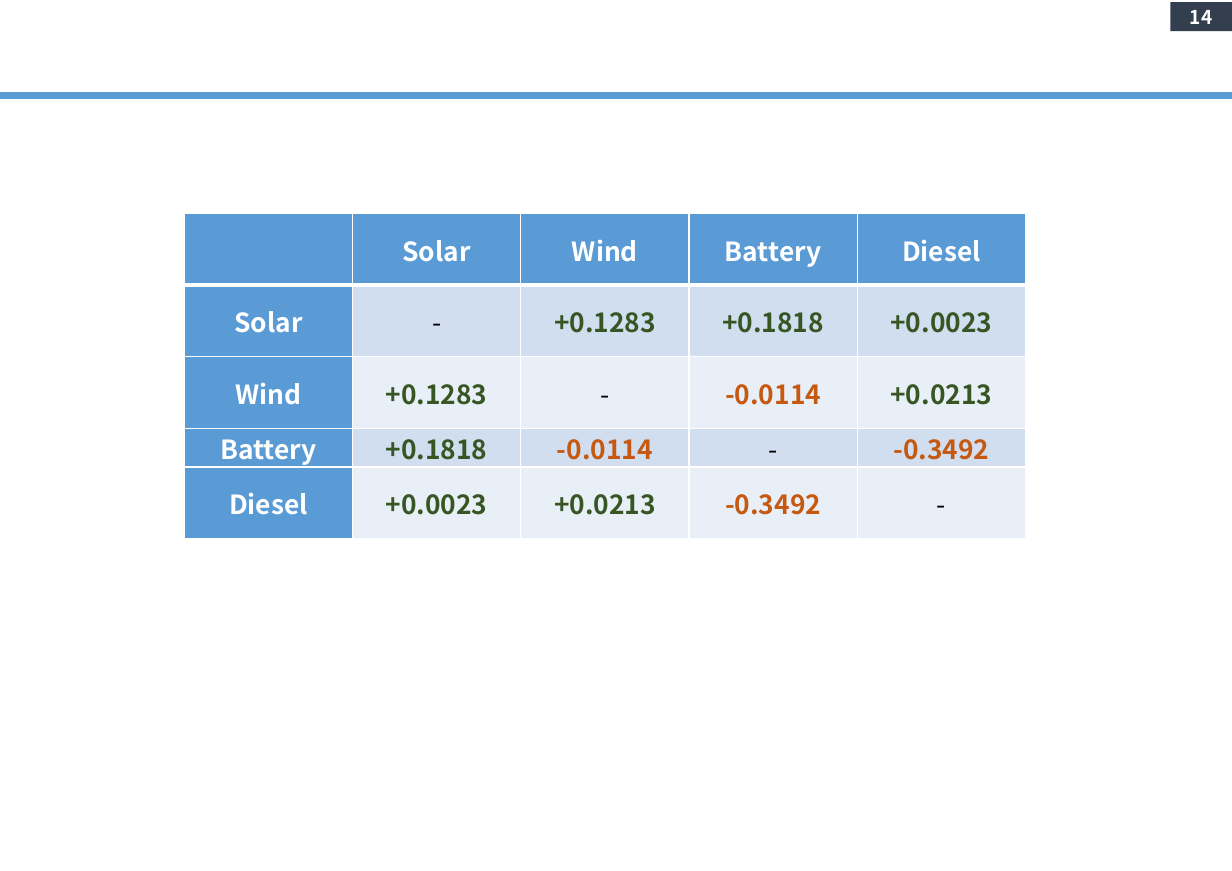
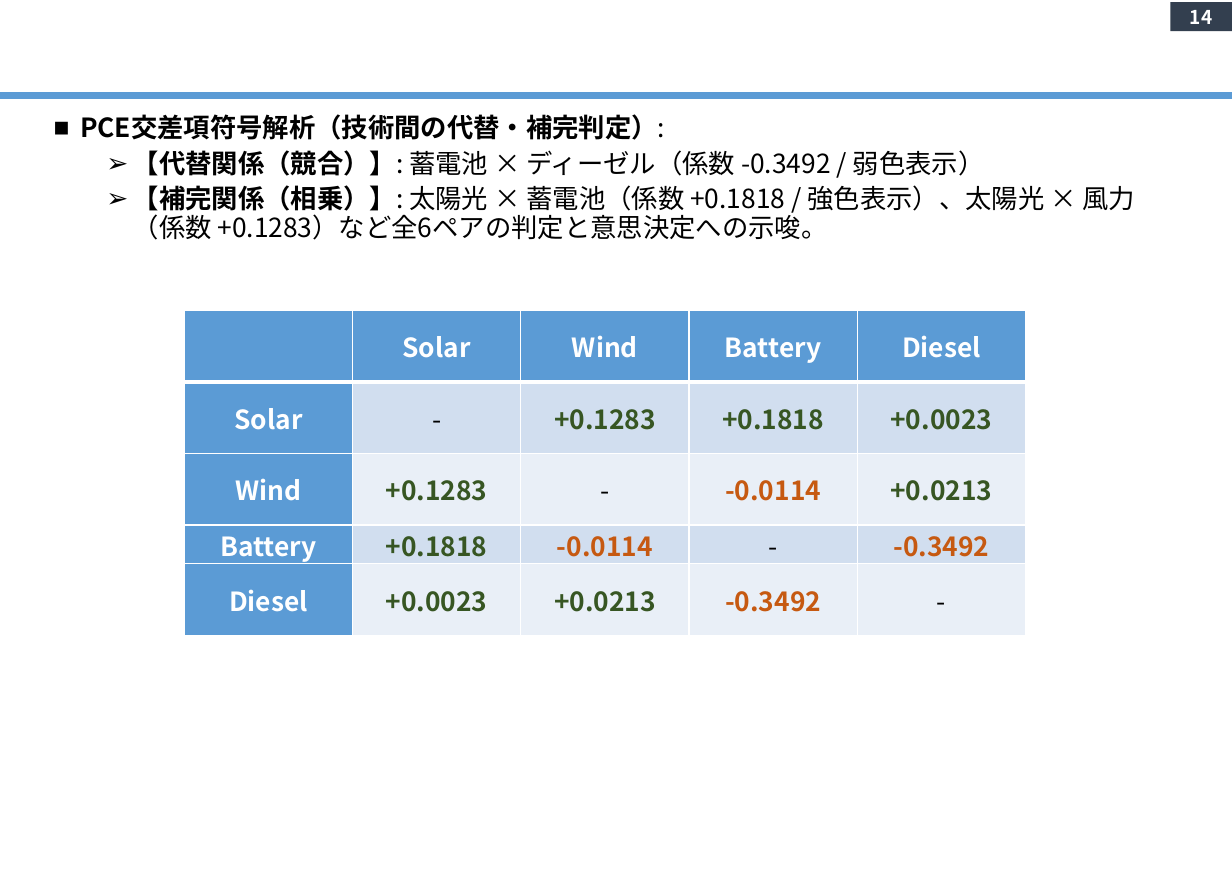
Before and after one commit to yanase1147/GSA-02, a slide deck: slide 14 of Study Outline.pptx. Drawn at 1232x871 pixels with LibreOffice and Linux fonts; fonts in the diff are those of the drawing. Boxes give left, top, right and bottom in pixels: in the first picture for what was removed or moved away, otherwise in the second. Text is boxed around its words. In the diff, an @@ line names an element or a change of style, - is before the commit and + after.

```diff
--- a/Study Outline.pptx
+++ b/Study Outline.pptx
@@ text added at (80,114,1136,240), 18 pt, text #000000 @@
+■ PCE交差項符号解析（技術間の代替・補完判定）:
+  ➢ 【代替関係（競合）】: 蓄電池 × ディーゼル（係数 -0.3492 / 弱色表示）
+  ➢ 【補完関係（相乗）】: 太陽光 × 蓄電池（係数 +0.1818 / 強色表示）、太陽光 × 風力（係数 +0.1283）など全6ペアの判定と意思決定への示唆。
@@ table: place and size @@
-table at (184,214,1028,532)
+table at (184,311,1028,629)
```
Also in this commit, not shown: 3 other slides changed, 1 slide added, 1 slide removed, 8 other files.
